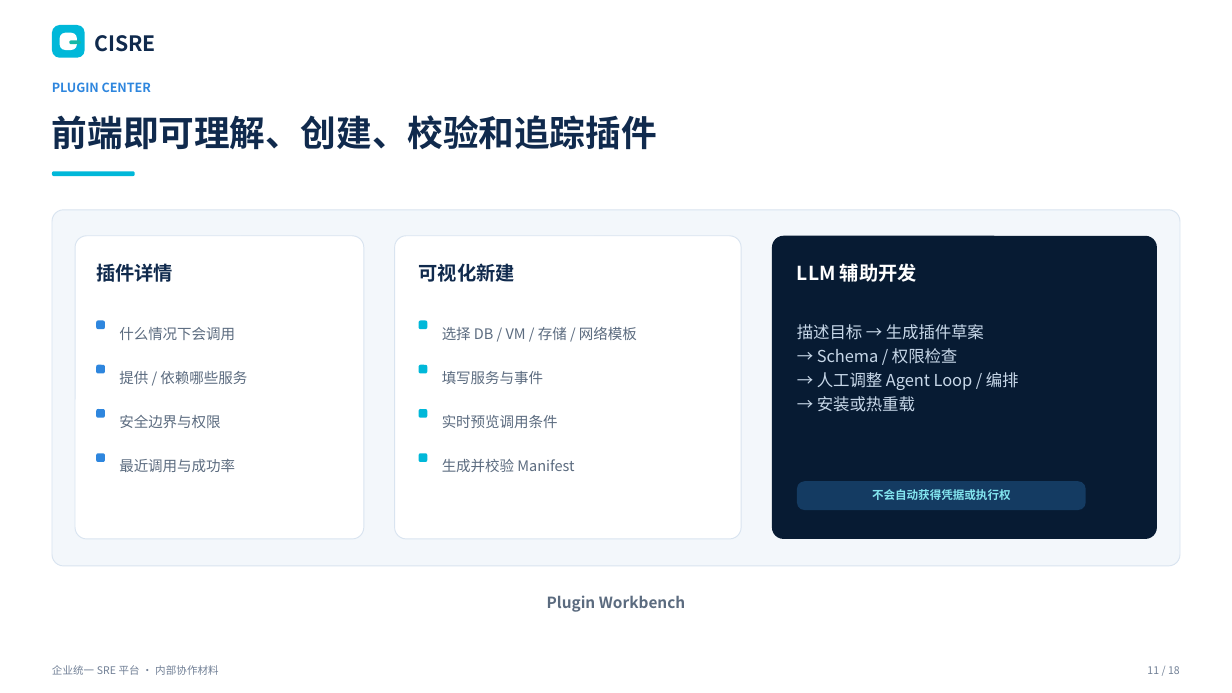
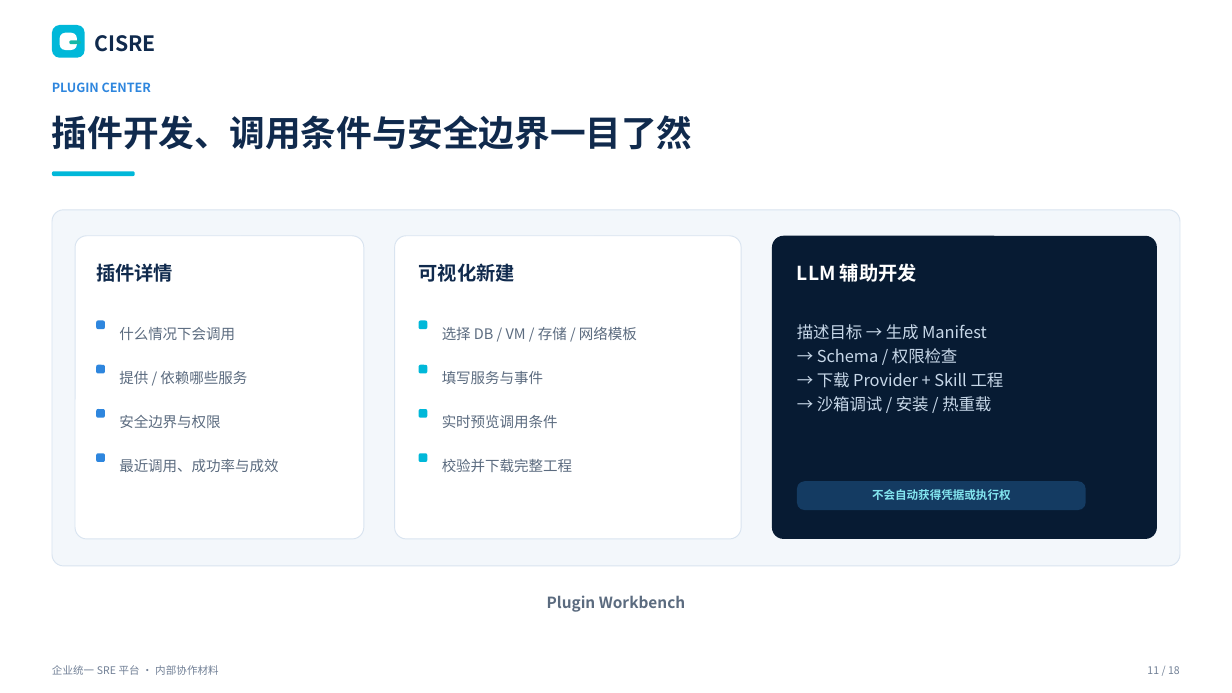
Before and after one commit to William-Lu-stack/Flawless, a slide deck: slide 11 of docs/CISRE_ENTERPRISE_OPS_PLATFORM.pptx. Drawn at 1232x693 pixels with LibreOffice and Linux fonts; fonts in the diff are those of the drawing. Boxes give left, top, right and bottom in pixels: in the first picture for what was removed or moved away, otherwise in the second. Text is boxed around its words. In the diff, an @@ line names an element or a change of style, - is before the commit and + after.

```diff
--- a/docs/CISRE_ENTERPRISE_OPS_PLATFORM.pptx
+++ b/docs/CISRE_ENTERPRISE_OPS_PLATFORM.pptx
@@ text at <box>52,115,692,150</box>: text changed @@
-前端即可理解、创建、校验和追踪插件
+插件开发、调用条件与安全边界一目了然
@@ text at <box>797,324,987,340</box>: text changed @@
-描述目标 → 生成插件草案
+描述目标 → 生成 Manifest
@@ text at <box>817,372,1004,412</box>: text changed @@
-→ 人工调整 Agent Loop / 编排
-→ 安装或热重载
+→ 下载 Provider + Skill 工程
+→ 沙箱调试 / 安装 / 热重载
@@ text at <box>119,459,278,472</box>: text changed @@
-最近调用与成功率
+最近调用、成功率与成效
@@ text at <box>442,459,572,472</box>: text changed @@
-生成并校验 Manifest
+校验并下载完整工程
```
Also in this commit, not shown: 12 other slides changed, 35 other files.
